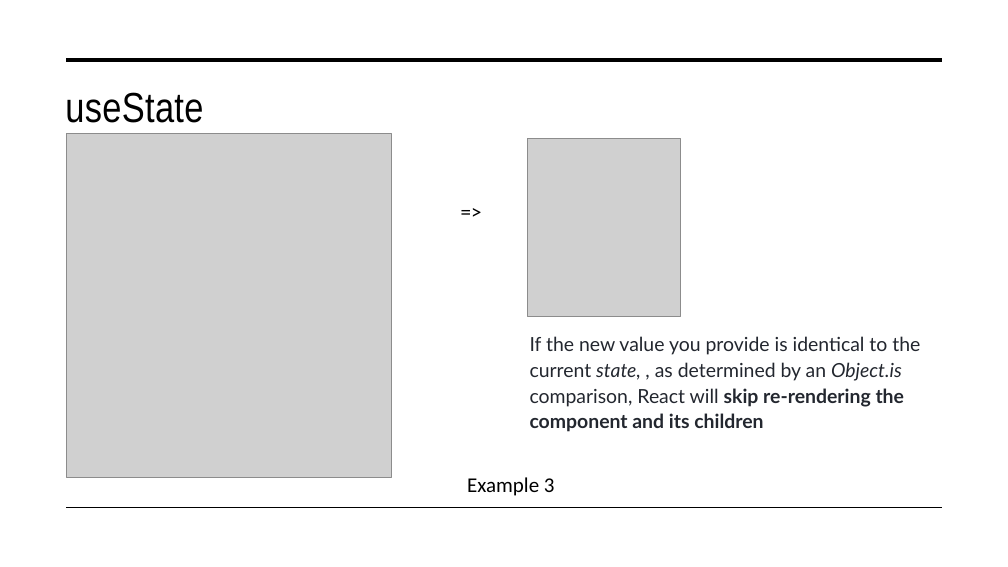
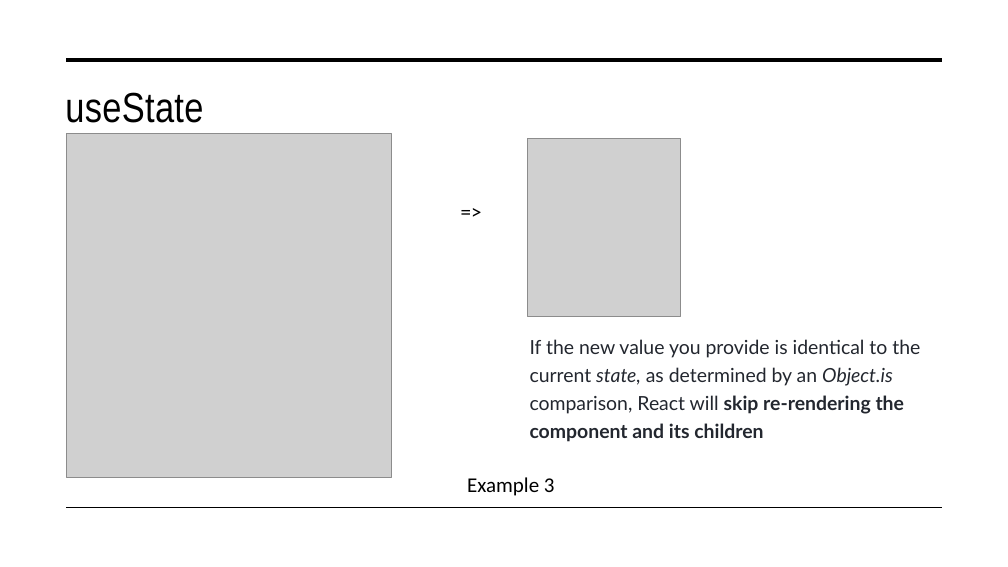
Before and after one commit to tungle251/demo-app, a slide deck: slide 12 of Presentation.pptx. Drawn at 1008x567 pixels with LibreOffice and Linux fonts; fonts in the diff are those of the drawing; grey boxes stand for pictures. Boxes give left, top, right and bottom in pixels: in the first picture for what was removed or moved away, otherwise in the second. Text is boxed around its words. In the diff, an @@ line names an element or a change of style, - is before the commit and + after.

Commit message:
add pp file

```diff
--- a/Presentation.pptx
+++ b/Presentation.pptx
@@ text at [530, 339, 920, 442]: text changed @@
-If the new value you provide is identical to the current state, , as determined by an Object.is comparison, React will skip re-rendering the component and its children
+If the new value you provide is identical to the current state, as determined by an Object.is comparison, React will skip re-rendering the component and its children
```
Also in this commit, not shown: 5 other slides changed, 4 slides added.
